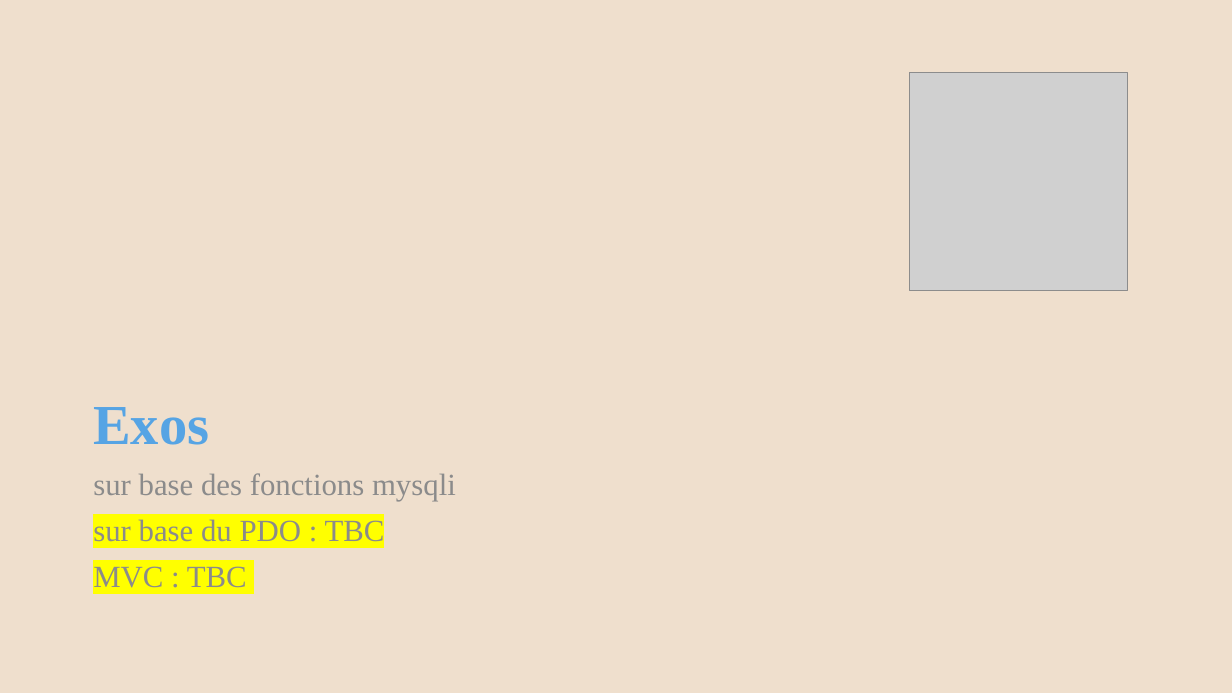
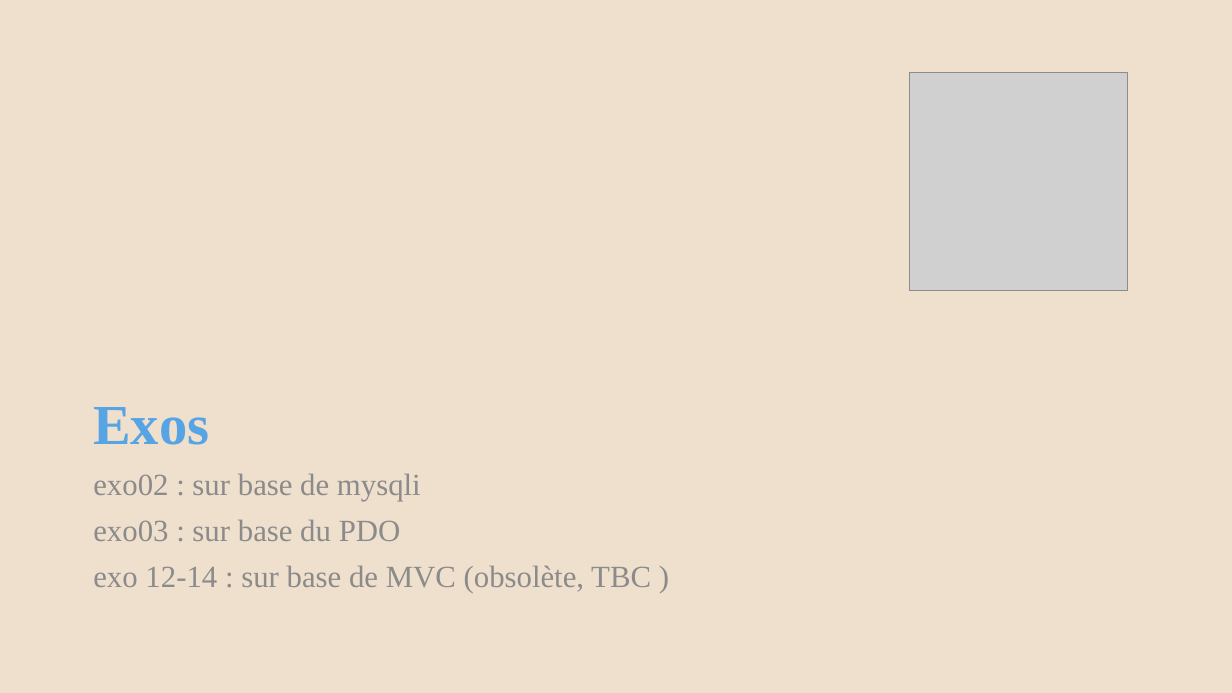
Before and after one commit to AlainWafflard/4IPW3, a slide deck: slide 43 of syllabus/24_intégration_SQL/syllabus_24_sql.pptx. Drawn at 1232x693 pixels with LibreOffice and Linux fonts; fonts in the diff are those of the drawing; grey boxes stand for pictures; background and template pictures are left out. Boxes give left, top, right and bottom in pixels: in the first picture for what was removed or moved away, otherwise in the second. Text is boxed around its words. In the diff, an @@ line names an element or a change of style, - is before the commit and + after.

```diff
--- a/syllabus/24_intégration_SQL/syllabus_24_sql.pptx
+++ b/syllabus/24_intégration_SQL/syllabus_24_sql.pptx
@@ text at box(93, 474, 651, 593): text changed @@
-sur base des fonctions mysqli
-sur base du PDO : TBC
-MVC : TBC
+exo02 : sur base de mysqli
+exo03 : sur base du PDO
+exo 12-14 : sur base de MVC (obsolète, TBC )
```
Also in this commit, not shown: 38 other slides changed, 6 slides added, 14 other files.
